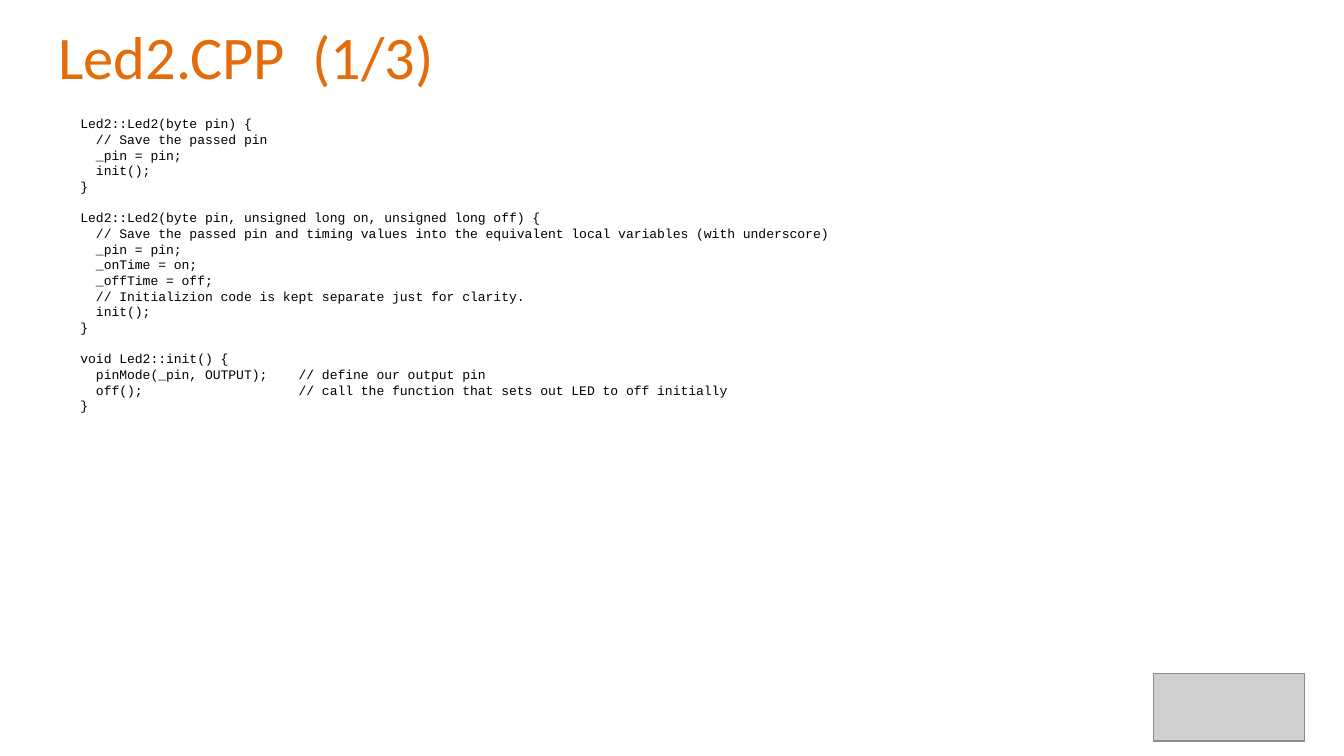
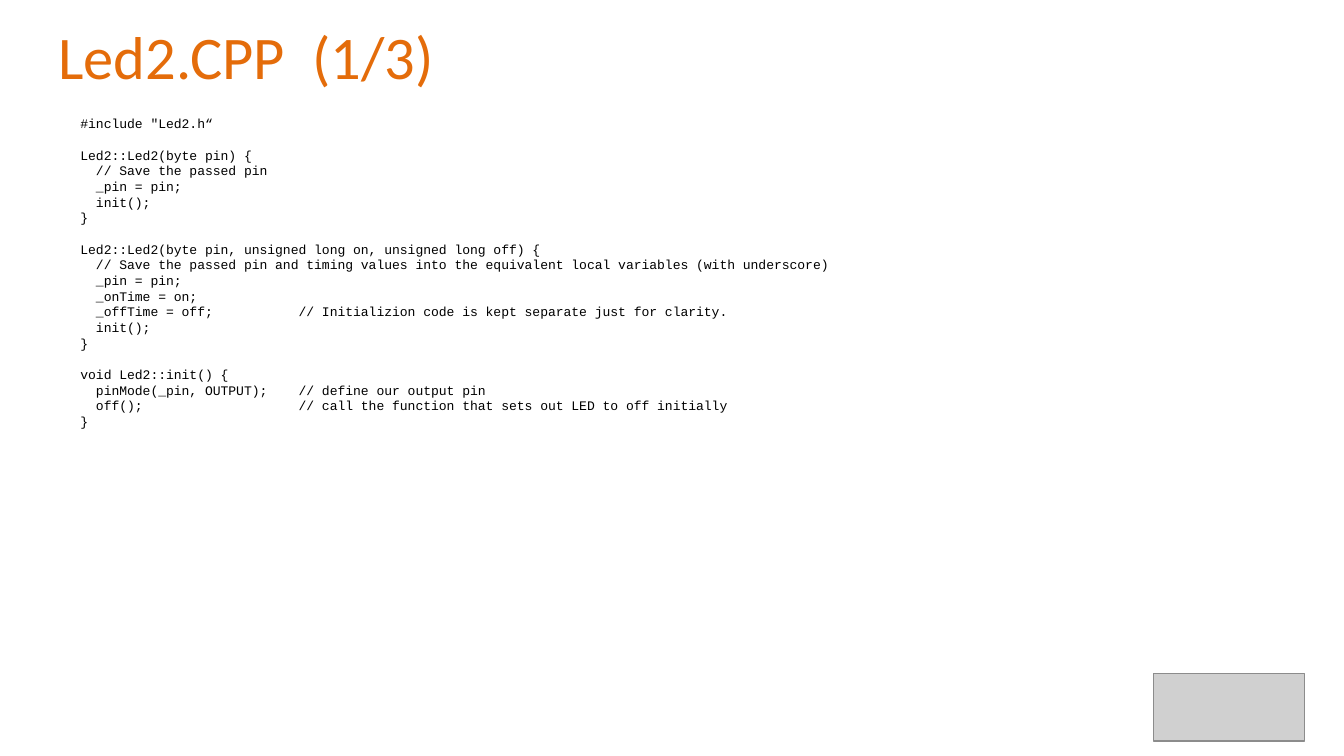
Before and after one commit to Alan-Lomax/MERG-SIG-Presentations, a slide deck: slide 26 of Introduction to Class Programming Part 2.pptx (slide 20 before the commit). Drawn at 1344x756 pixels with LibreOffice and Linux fonts; fonts in the diff are those of the drawing; grey boxes stand for pictures; background and template pictures are left out. Boxes give left, top, right and bottom in pixels: in the first picture for what was removed or moved away, otherwise in the second. Text is boxed around its words. In the diff, an @@ line names an element or a change of style, - is before the commit and + after.

```diff
--- a/Introduction to Class Programming Part 2.pptx
+++ b/Introduction to Class Programming Part 2.pptx
@@ text at (80, 119, 213, 128): paragraph added @@
+#include "Led2.h“
@@ text at (96, 307, 727, 319): text changed @@
-_offTime = off;
-// Initializion code is kept separate just for clarity.
+_offTime = off; // Initializion code is kept separate just for clarity.
```
Also in this commit, not shown: 18 other slides changed, 7 slides added, 1 other file.
